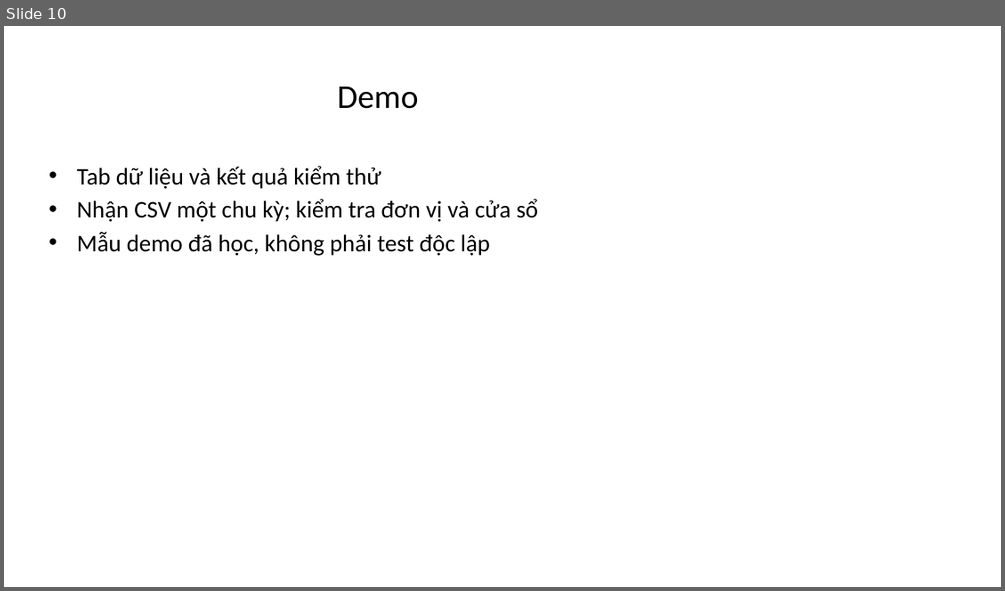
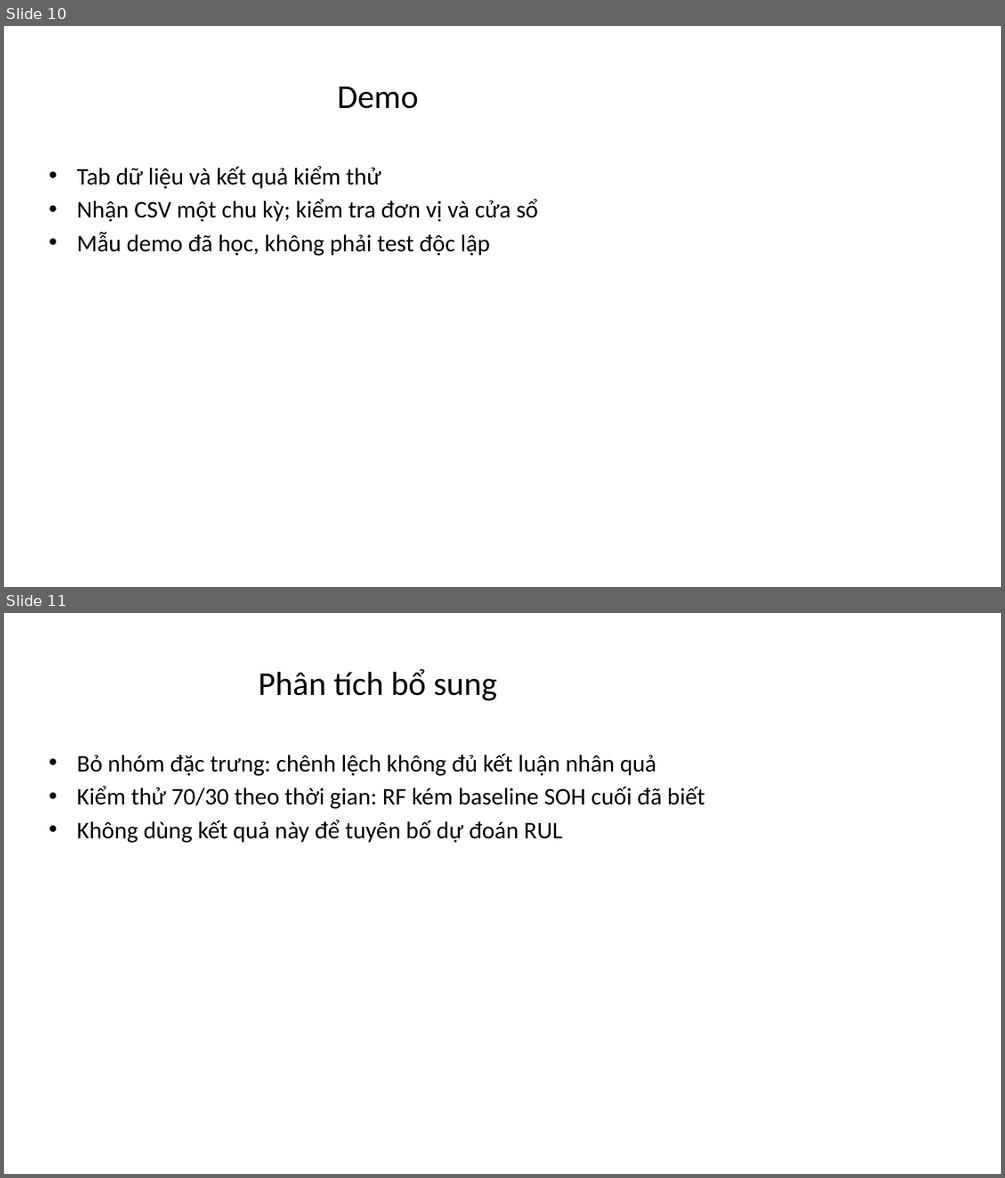
Before and after one commit to VanDuy266/KHOA-LUAN-TOT-NGHIEP, a slide deck: docs/slide-bao-ve.pptx. Shown one above the other, each under a label of ours: slide 10 before the commit, slides 10 and 11 after it. The pictures are 1005x591 and 1005x1178 pixels, drawn with LibreOffice and Linux fonts; fonts in the diff are those of the drawing. Boxes give left, top, right and bottom in pixels: in the first picture for what was removed or moved away, otherwise in the second. Text is boxed around its words. In the diff, an @@ line names an element or a change of style, - is before the commit and + after.

Commit message:
Dữ liệu pin sạch: 2.089.048 dòng đo phục vụ phân tích và trích xuất đặc trưng

```diff
--- a/docs/slide-bao-ve.pptx
+++ b/docs/slide-bao-ve.pptx
@@ slide 11 added at [4, 613, 1001, 1174], background #FFFFFF @@
@@ title added at [259, 669, 497, 701], 32 pt, text #000000 @@
+Phân tích bổ sung
@@ text added at [77, 754, 704, 843], 23 pt, text #000000 @@
+• Bỏ nhóm đặc trưng: chênh lệch không đủ kết luận nhân quả
+• Kiểm thử 70/30 theo thời gian: RF kém baseline SOH cuối đã biết
+• Không dùng kết quả này để tuyên bố dự đoán RUL
```
Also in this commit, not shown: 5 slides changed, 1 other slide added, 1 slide removed, 52 other files.
